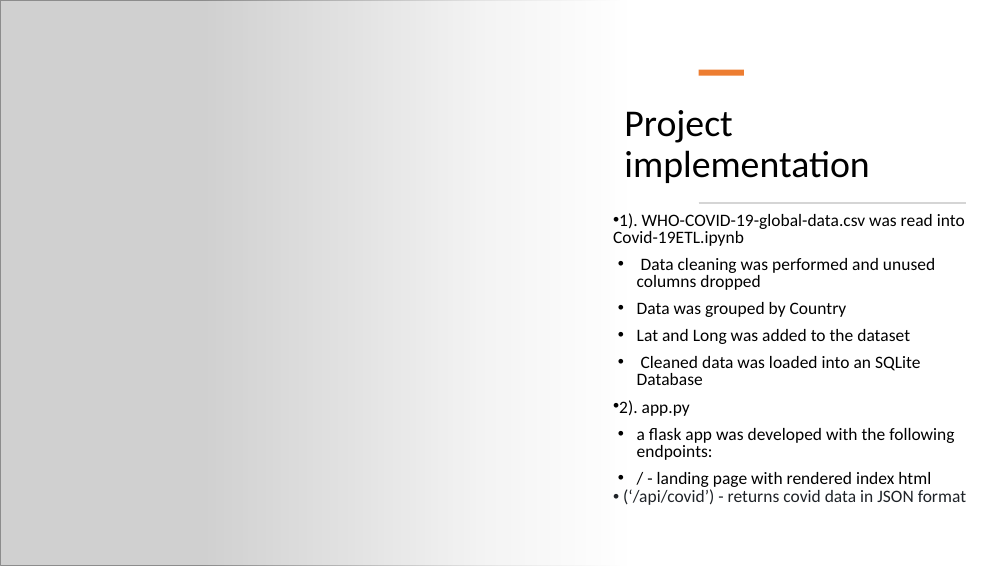
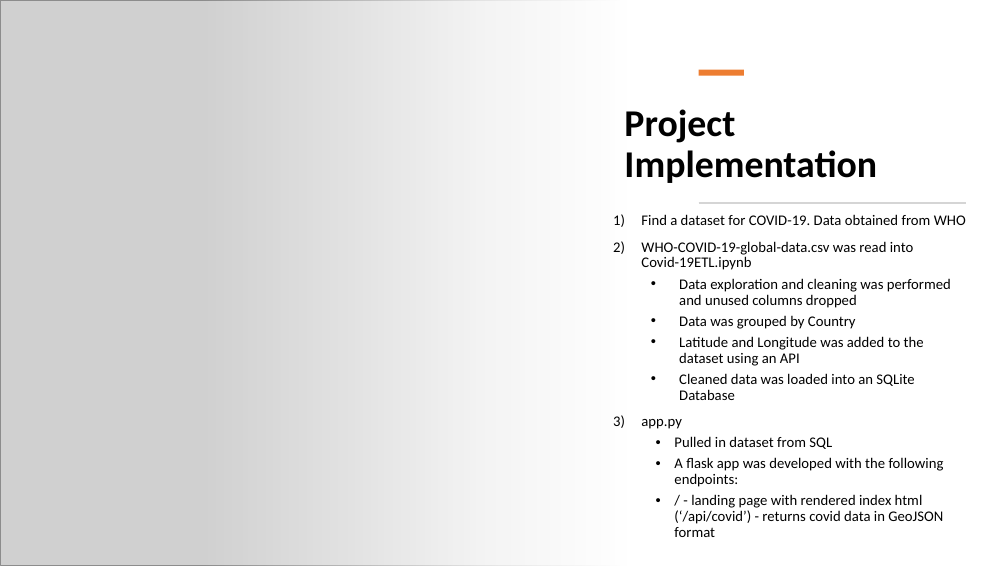
Before and after one commit to RLButch/Group-3-project-Covid-19-analysis, a slide deck: slide 6 of Project3Presentation.pptx. Drawn at 1008x567 pixels with LibreOffice and Linux fonts; fonts in the diff are those of the drawing; grey boxes stand for pictures. Boxes give left, top, right and bottom in pixels: in the first picture for what was removed or moved away, otherwise in the second. Text is boxed around its words. In the diff, an @@ line names an element or a change of style, - is before the commit and + after.

```diff
--- a/Project3Presentation.pptx
+++ b/Project3Presentation.pptx
@@ title at <box>624,109,877,183</box>: text changed; bold on @@
-Project implementation
+Project Implementation
@@ subtitle at <box>641,214,966,308</box>: text changed; size 16.6 to 14 pt @@
-• 1). WHO-COVID-19-global-data.csv was read into Covid-19ETL.ipynb
-• Data cleaning was performed and unused columns dropped
+1) Find a dataset for COVID-19. Data obtained from WHO
+2) WHO-COVID-19-global-data.csv was read into Covid-19ETL.ipynb
+  • Data exploration and cleaning was performed and unused columns dropped
@@ subtitle at <box>679,316,914,400</box>: size 16.6 to 14 pt in "Data was grouped by Country", "Cleaned data was loaded into an SQLite ..."; list level 1 to 2 in "Data was grouped by Country"; line spacing 0.8 to 0.9; list level 1 to 2 in "Cleaned data was loaded into ..." @@
@@ subtitle at <box>679,336,924,366</box>: text changed; size 16.6 to 14 pt @@
-• Lat and Long was added to the dataset
+  • Latitude and Longitude was added to the dataset using an API
@@ subtitle at <box>641,419,944,537</box>: text changed; size 16.6 to 14 pt @@
-• 2). app.py
-• a flask app was developed with the following endpoints:
-• / - landing page with rendered index html
-• (‘/api/covid’) - returns covid data in JSON format
+3) app.py
+  • Pulled in dataset from SQL
+  • A flask app was developed with the following endpoints:
+  • / - landing page with rendered index html (‘/api/covid’) - returns covid data in GeoJSON format
```
Also in this commit, not shown: 8 other slides changed, 1 slide removed, 3 other files.
